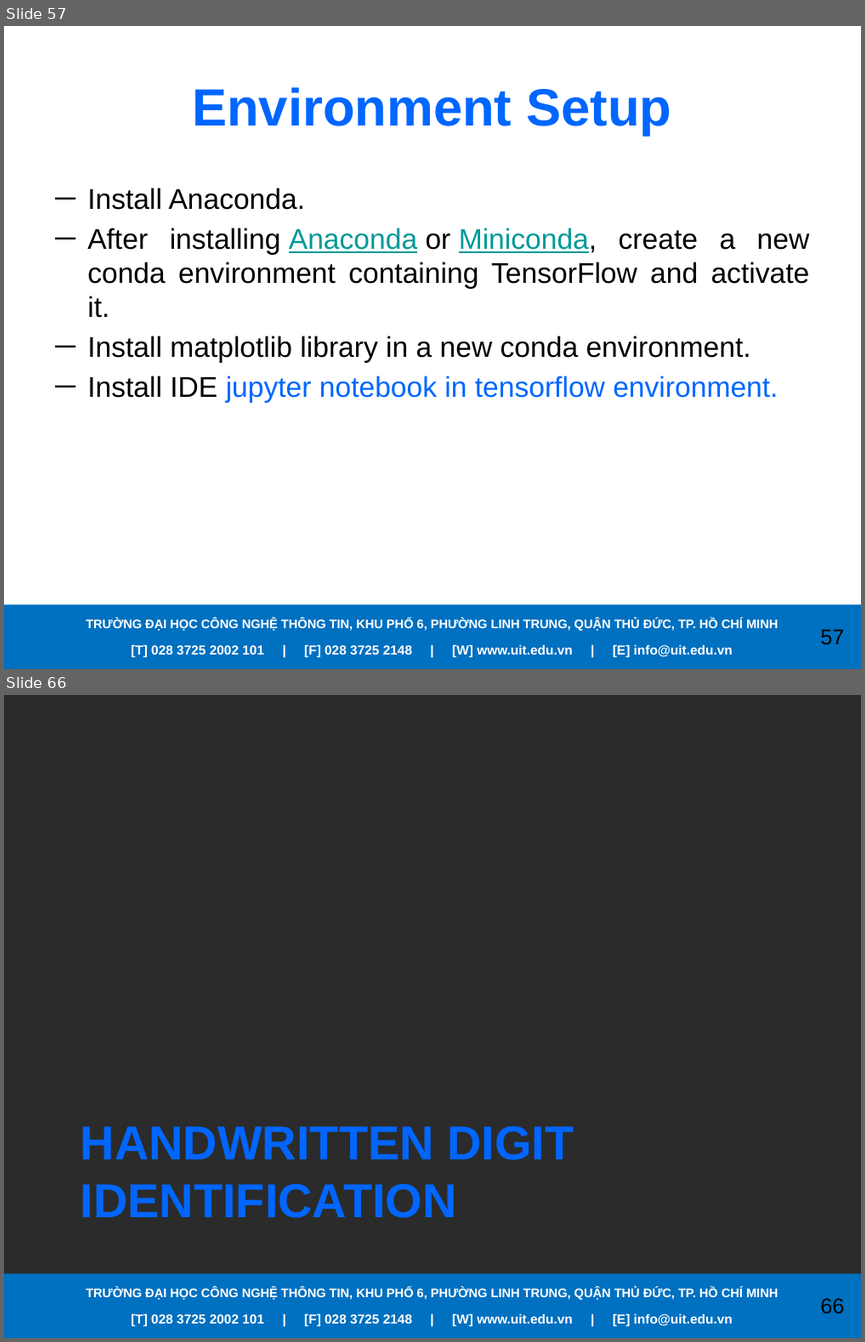
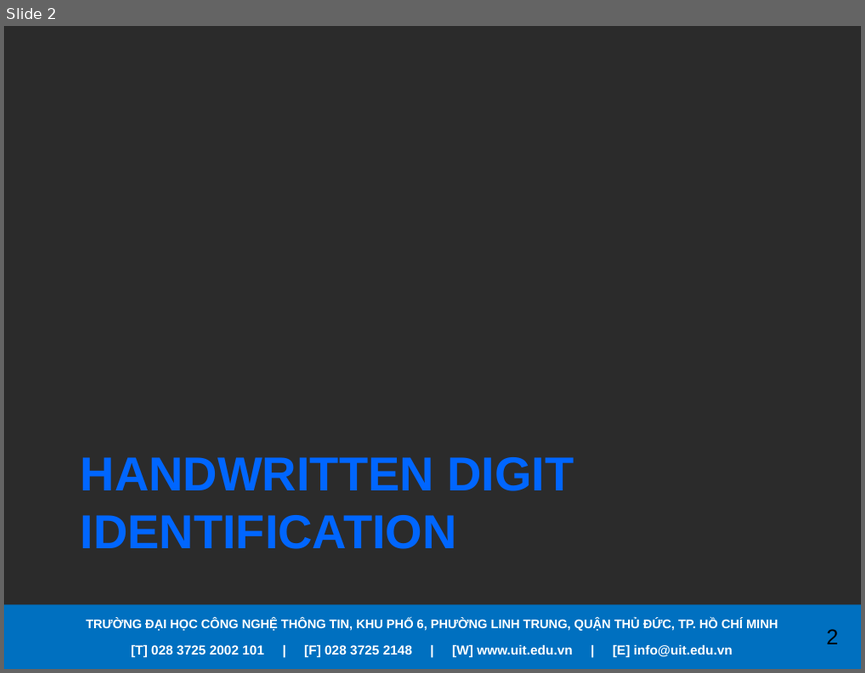
Before and after one commit to RanChiVo/MNIST-with-kNN, a slide deck: Presentation.pptx. Shown one above the other, each under a label of ours: slides 57 and 66 before the commit, slide 2 after it; the slides between them are not shown. The pictures are 865x1342 and 865x673 pixels, drawn with LibreOffice and Linux fonts; fonts in the diff are those of the drawing; background and template pictures are left out; a plain dark background stands for a picture behind light text. Boxes give left, top, right and bottom in pixels: in the first picture for what was removed or moved away, otherwise in the second. Text is boxed around its words. In the diff, an @@ line names an element or a change of style, - is before the commit and + after.

```diff
--- a/Presentation.pptx
+++ b/Presentation.pptx
@@ slide 57 removed at bbox=[4, 26, 861, 669], background picture (left out); not listed: 4 template elements that a slide beside it also shows @@
@@ title removed at bbox=[192, 87, 672, 136] @@
-Environment Setup
@@ text removed at bbox=[87, 188, 810, 403] @@
-─ Install Anaconda.
-─ After installing Anaconda or Miniconda, create a new conda environment containing TensorFlow and activate it.
-─ Install matplotlib library in a new conda environment.
-─ Install IDE jupyter notebook in tensorflow environment.
@@ what was slide 66 is now slide 2 @@
@@ page number at bbox=[826, 629, 838, 644]: text changed @@
-66
+2
```
Also in this commit, not shown: 1 slide added, 63 other slides removed.
